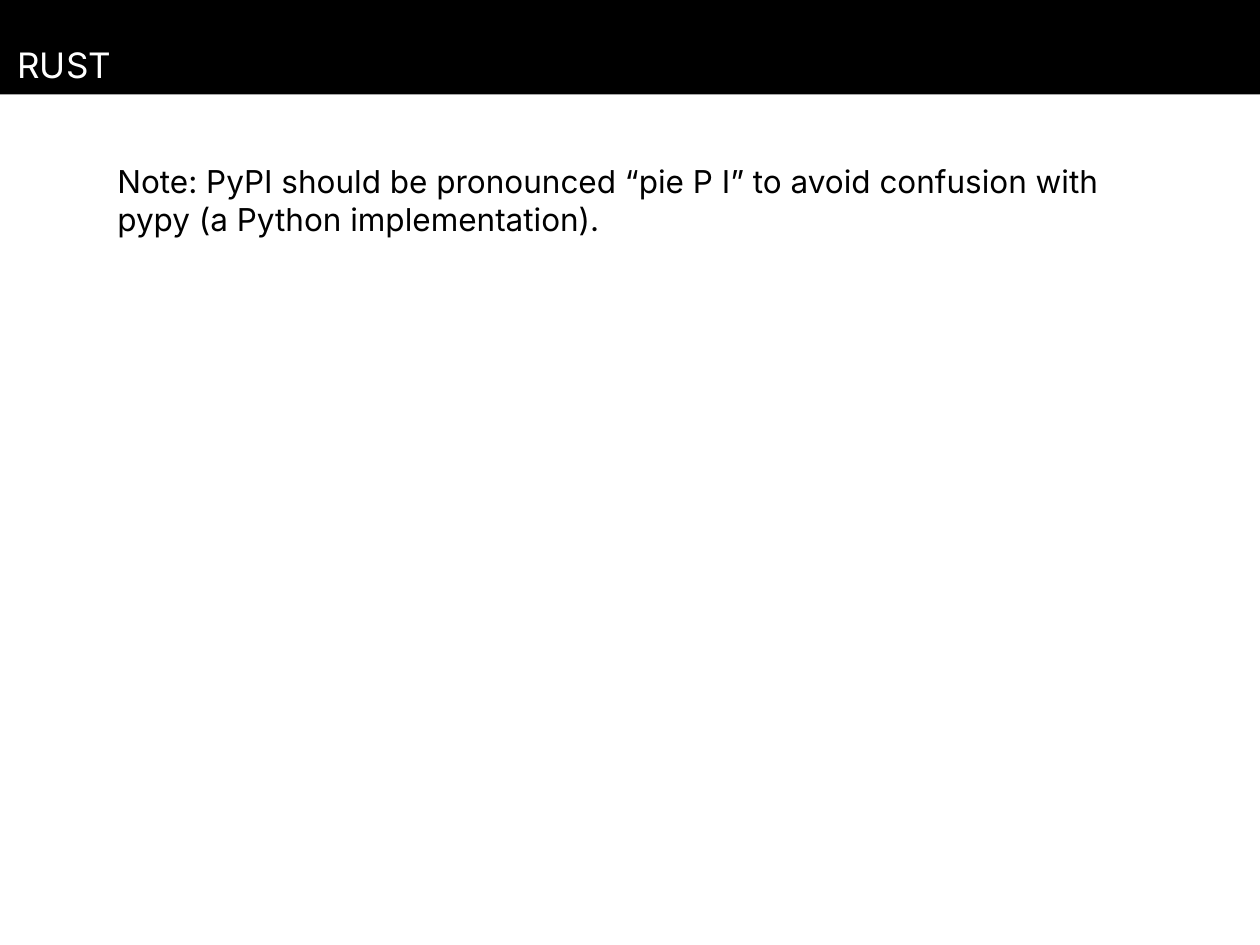
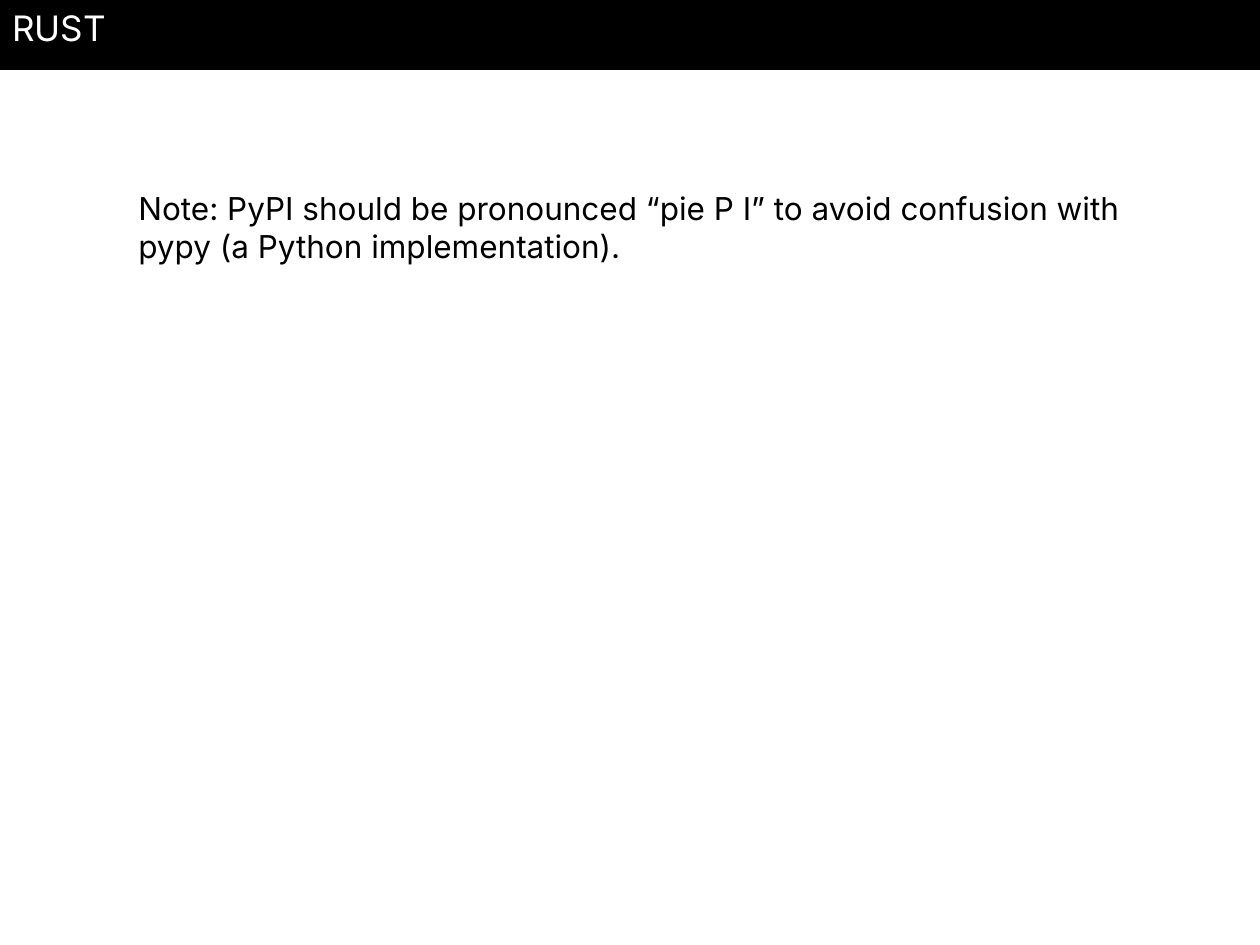
Before and after one commit to Brendan8899/pdfTopptx, a slide deck: slide 2 of output.pptx. Drawn at 1260x945 pixels with LibreOffice and Linux fonts; fonts in the diff are those of the drawing. Boxes give left, top, right and bottom in pixels: in the first picture for what was removed or moved away, otherwise in the second. Text is boxed around its words. In the diff, an @@ line names an element or a change of style, - is before the commit and + after.

```diff
--- a/output.pptx
+++ b/output.pptx
@@ rectangle "RUST": place and size @@
-rectangle "RUST" at [0, 0, 1260, 94]
+rectangle "RUST" at [0, 0, 1260, 71]
@@ text "Note: PyPI should be pronounced ...": place and size @@
-text "Note: PyPI should be pronounced ..." at [117, 169, 1098, 238]
+text "Note: PyPI should be pronounced ..." at [138, 196, 1119, 265]
```
Also in this commit, not shown: 3 other slides changed, 2 other files.
